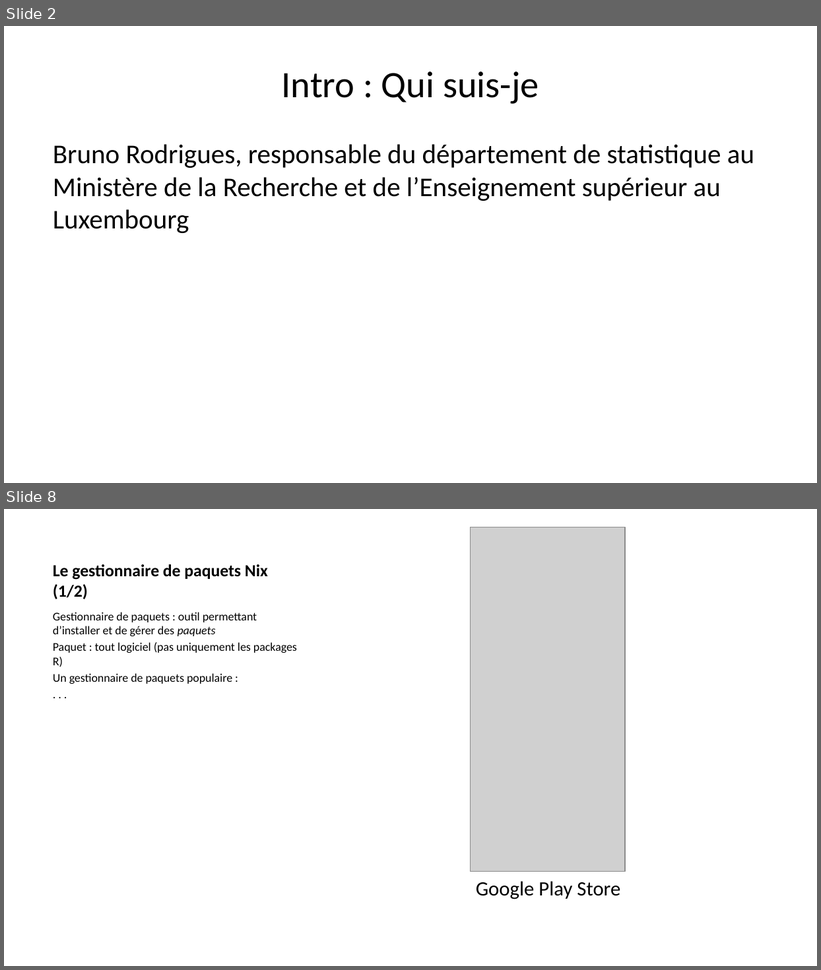
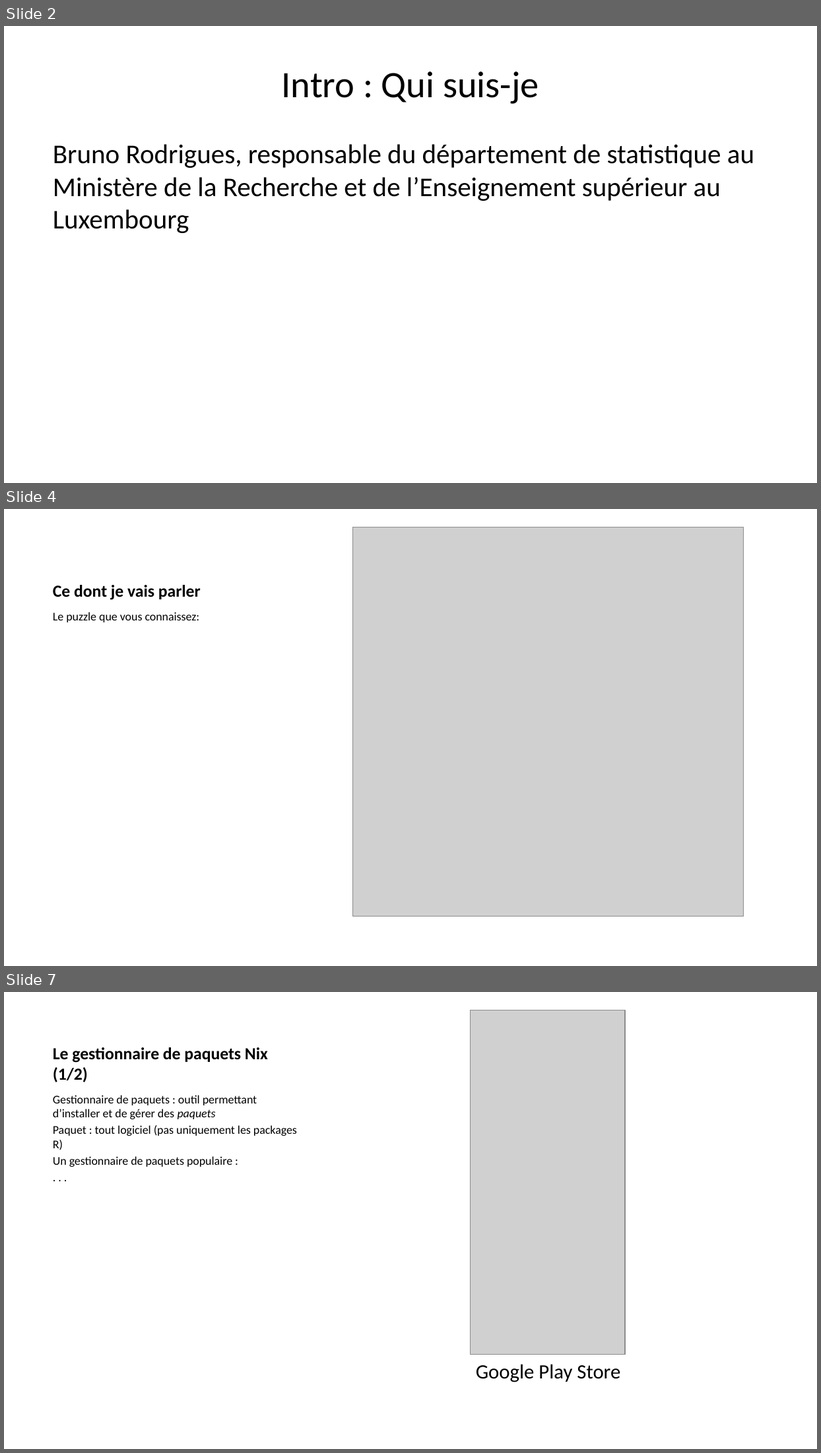
Before and after one commit to b-rodrigues/repro_rrr, a slide deck: docs/index.pptx. Shown one above the other, each under a label of ours: slides 2 and 8 before the commit, slides 2, 4 and 7 after it; the slides between them are not shown. The pictures are 821x970 and 821x1453 pixels, drawn with LibreOffice and Linux fonts; fonts in the diff are those of the drawing; grey boxes stand for pictures. Boxes give left, top, right and bottom in pixels: in the first picture for what was removed or moved away, otherwise in the second. Text is boxed around its words. In the diff, an @@ line names an element or a change of style, - is before the commit and + after.

```diff
--- a/docs/index.pptx
+++ b/docs/index.pptx
@@ slide 4 added at box(4, 509, 817, 966), background #FFFFFF @@
@@ picture added at box(353, 527, 744, 916) @@
@@ title added at box(53, 585, 201, 600), 15 pt, text #000000, bold @@
+Ce dont je vais parler
@@ text added at box(53, 612, 200, 623), 10.5 pt, text #000000 @@
+Le puzzle que vous connaissez:
@@ what was slide 8 is now slide 7 @@
```
Also in this commit, not shown: 3 slides changed, 2 other slides added, 3 slides removed, 15 other files.
